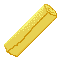
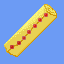
Before/after of a 64×64 layered artwork. What changed in the layer stack:
added layer "seals" above "text" over box(10, 13, 48, 49)
painted on "outline" over box(16, 5, 53, 35)
painted on "Background" over box(0, 0, 64, 64)
